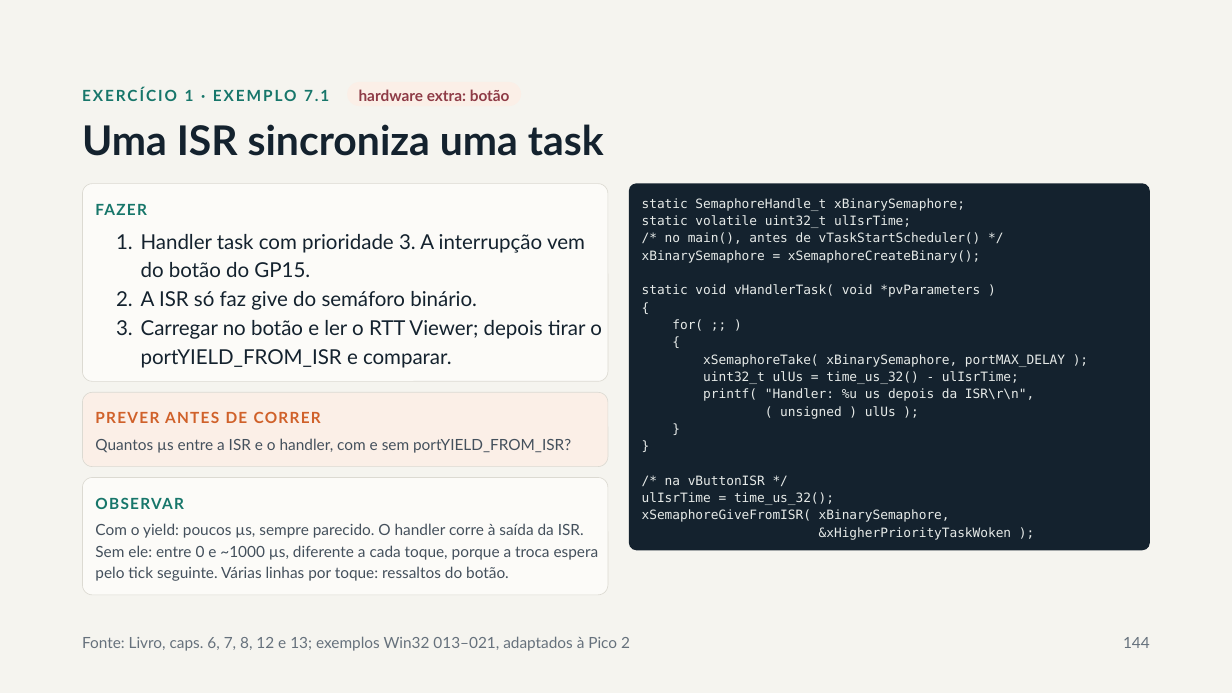
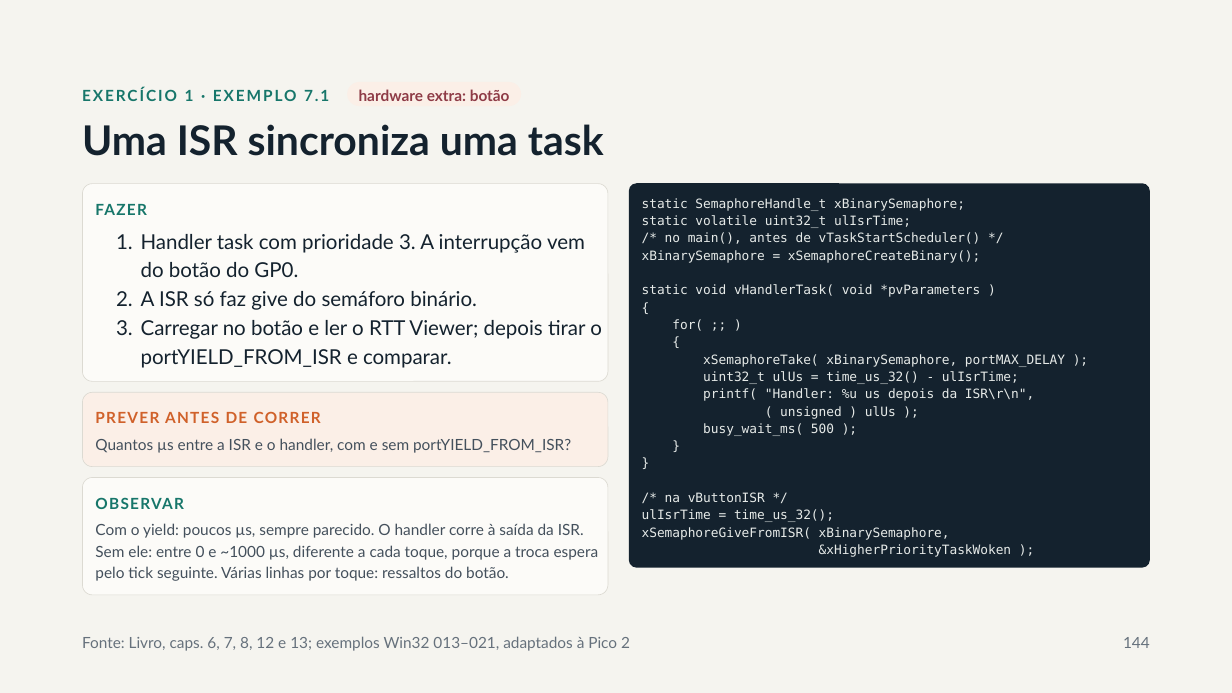
Before and after one commit to RPOA/Formacao_FreeRTOS, a slide deck: slide 144 of Slides/Formação FreeRTOS.pptx. Drawn at 1232x693 pixels with LibreOffice and Linux fonts; fonts in the diff are those of the drawing. Boxes give left, top, right and bottom in pixels: in the first picture for what was removed or moved away, otherwise in the second. Text is boxed around its words. In the diff, an @@ line names an element or a change of style, - is before the commit and + after.

```diff
--- a/Slides/Formação FreeRTOS.pptx
+++ b/Slides/Formação FreeRTOS.pptx
@@ rounded rectangle "static SemaphoreHandle_t xBinarySemaphore;": place and size @@
-rounded rectangle "static SemaphoreHandle_t xBinarySemaphore;" at (629, 183, 1151, 550)
+rounded rectangle "static SemaphoreHandle_t xBinarySemaphore;" at (629, 183, 1151, 567)
@@ rounded rectangle "static SemaphoreHandle_t xBinarySemaphore;" at (629, 183, 1151, 567): proportions changed @@
@@ text at (141, 234, 585, 277): text changed @@
-1. Handler task com prioridade 3. A interrupção vem do botão do GP15.
+1. Handler task com prioridade 3. A interrupção vem do botão do GP0.
@@ text in rounded rectangle at (703, 423, 834, 436): paragraph added @@
+busy_wait_ms( 500 );
```
Also in this commit, not shown: 22 other slides changed, 1 slide removed, 1 other file.
